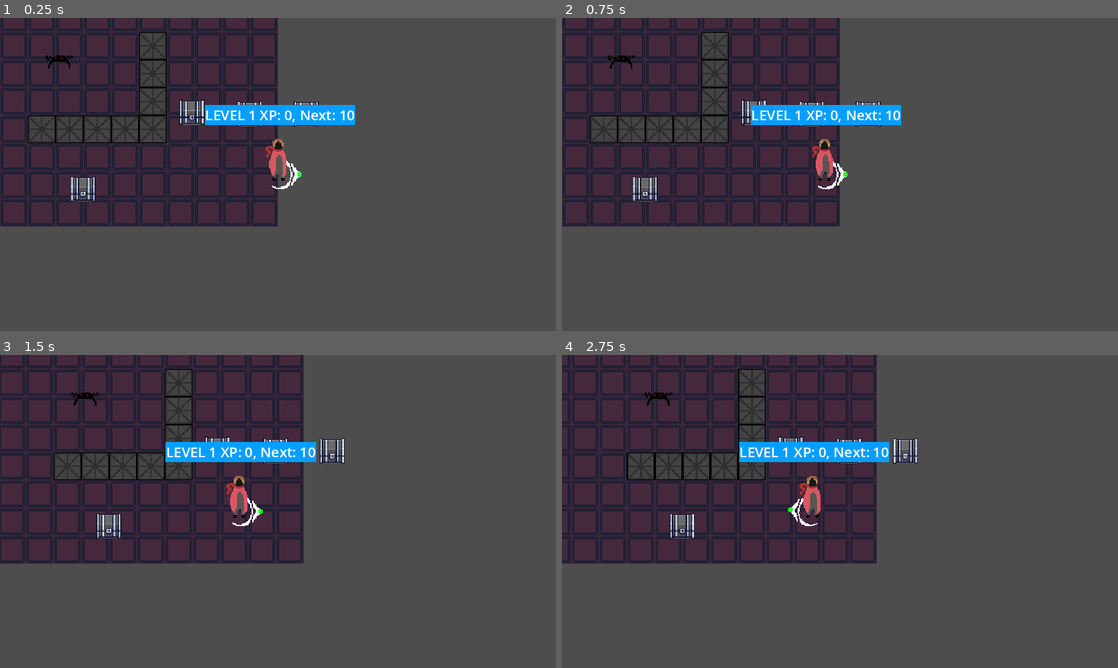
Above: before the commit, frames 1-4 (two rows, left to right).
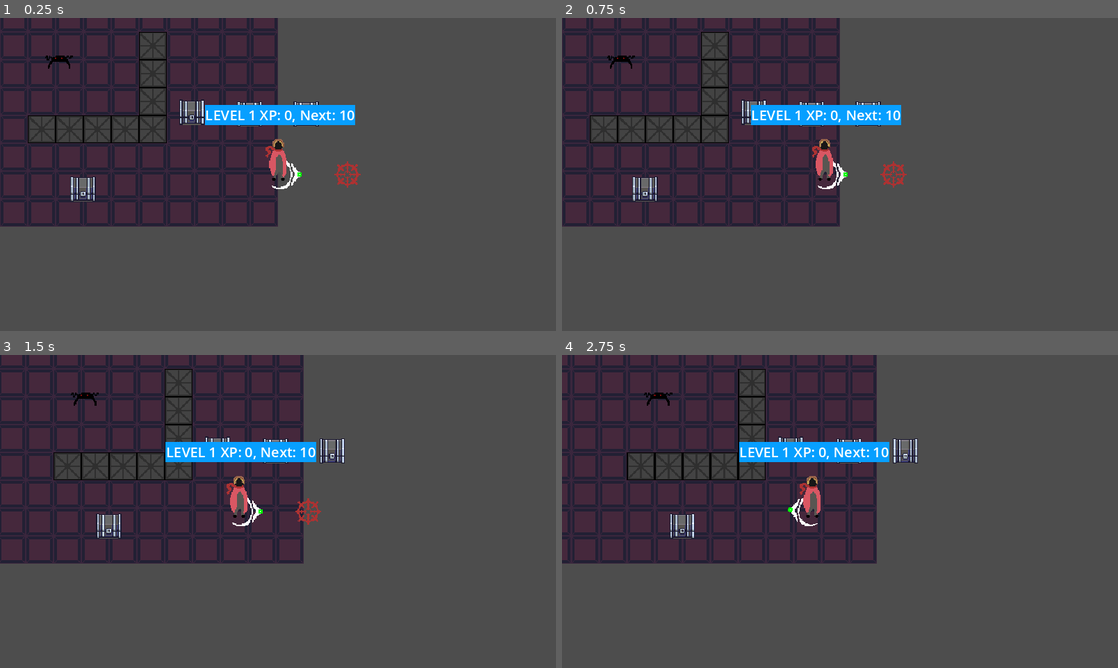
Above: after the commit, the same moments.

Repository: ArmanAmeri/9-Days-To-Live
Game: Godot game, scene res://Scenes/Main/scene_manager.tscn
The game is run twice, just before and just after one commit, with the same random seed, the same clock (stepped at 60 frames per second) and the same inputs.
Inputs (mouse positions are in pixels of both pictures, inside the frame that each line leads up to):
- Up to frame 1 (0.25 s): no input
- Up to frame 2 (0.75 s): tap Enter at 0.5 s; move the mouse to (962, 158) at 0.52 s; hold A (a) from 0.53 s (still down)
- Up to frame 3 (1.5 s): tap E (e) at 0.8, 1.35 s; move the mouse to (166, 527) at 1.27 s; release A (a) at 1.28 s
- Up to frame 4 (2.75 s): tap L (l) at 1.55 s; move the mouse to (895, 442) at 2.02 s; hold L (l) from 2.03 s (still down); tap P (p) at 2.3 s

The runs differ from the first frame. In frame 1, 0.1% of the frame differs, in the area x 60-65%, y 45-55%; in frame 2, 0.1%; in frame 3, 0.1%; in frame 4, nothing differs.

Commit message:
Update target_arrow.gd

Diff:
--- a/Scripts/Player/target_arrow.gd
+++ b/Scripts/Player/target_arrow.gd
@@ -17,7 +17,7 @@
 	var direction: Vector2 = Vector2.ZERO
 
 	if not freeForm:
-		sprite.visible = false
+		sprite.visible = true
 		if Input.is_action_pressed("ø"):
 			direction.y += 1
 		if Input.is_action_pressed("p"):
